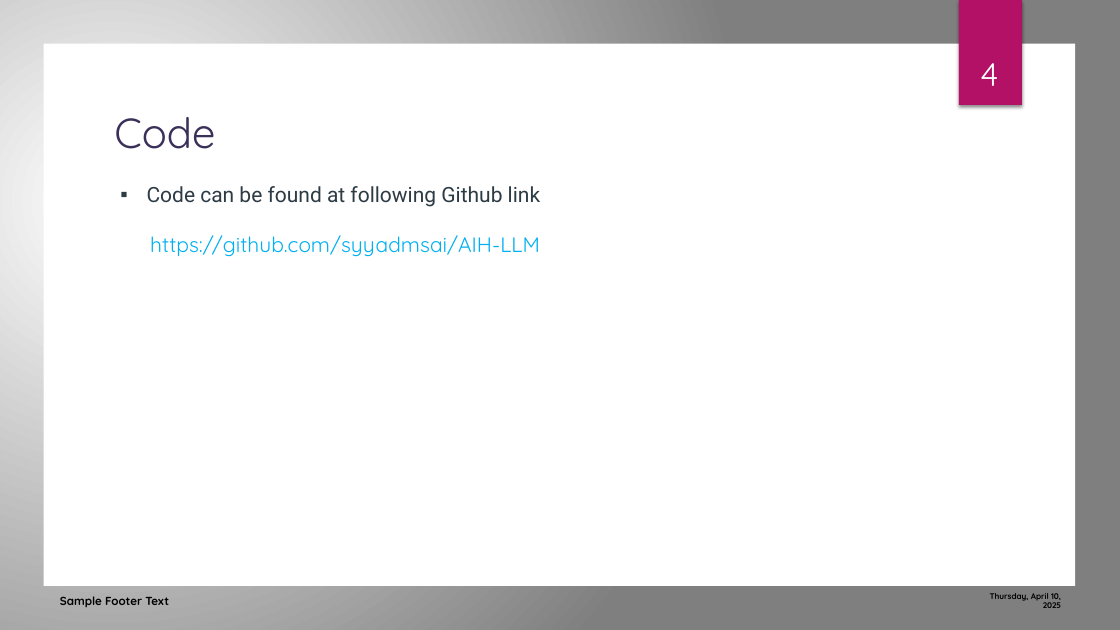
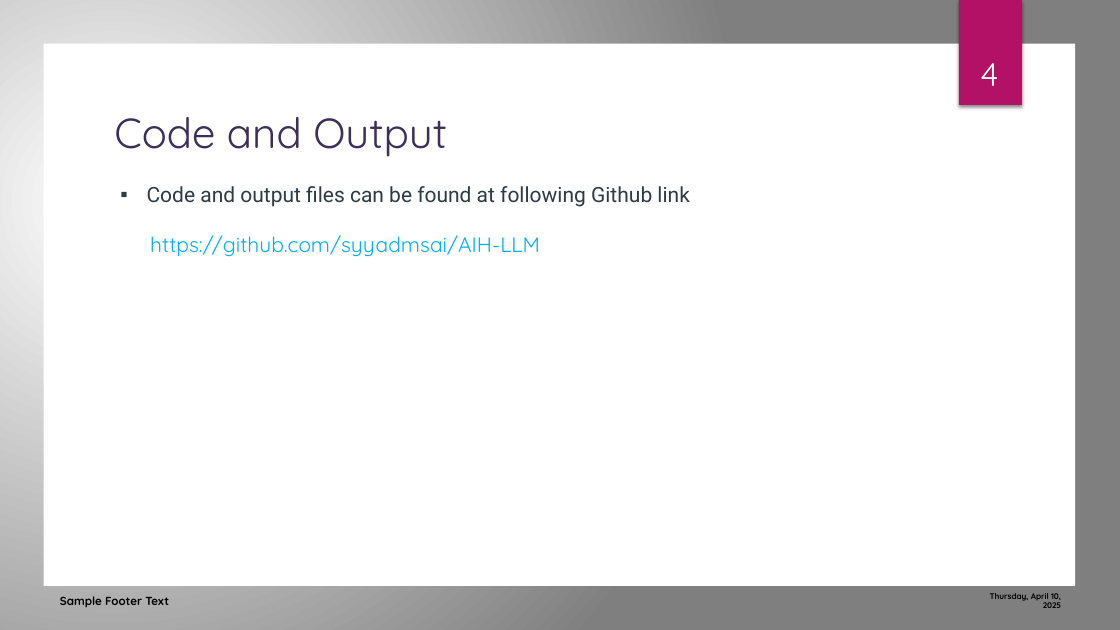
Before and after one commit to syyadmsai/AIH-LLM, a slide deck: slide 4 of AIH-LLM.pptx. Drawn at 1120x630 pixels with LibreOffice and Linux fonts; fonts in the diff are those of the drawing; background and template pictures are left out. Boxes give left, top, right and bottom in pixels: in the first picture for what was removed or moved away, otherwise in the second. Text is boxed around its words. In the diff, an @@ line names an element or a change of style, - is before the commit and + after.

```diff
--- a/AIH-LLM.pptx
+++ b/AIH-LLM.pptx
@@ title at <box>114,117,447,157</box>: text changed @@
-Code
+Code and Output
@@ text at <box>147,186,689,207</box>: text changed @@
-▪ Code can be found at following Github link
+▪ Code and output files can be found at following Github link
```
